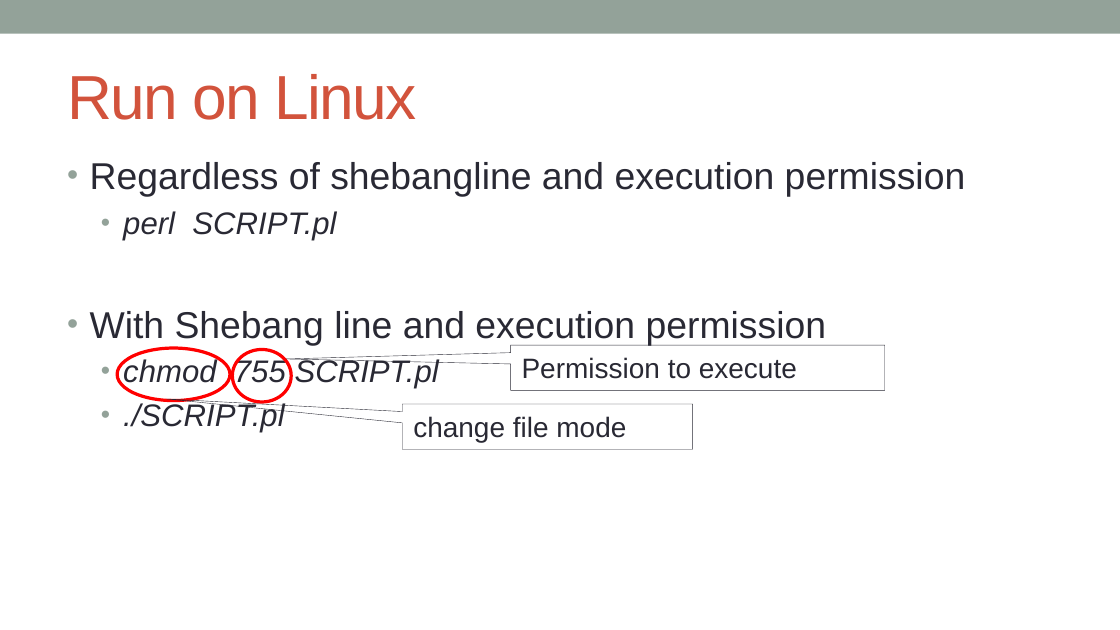
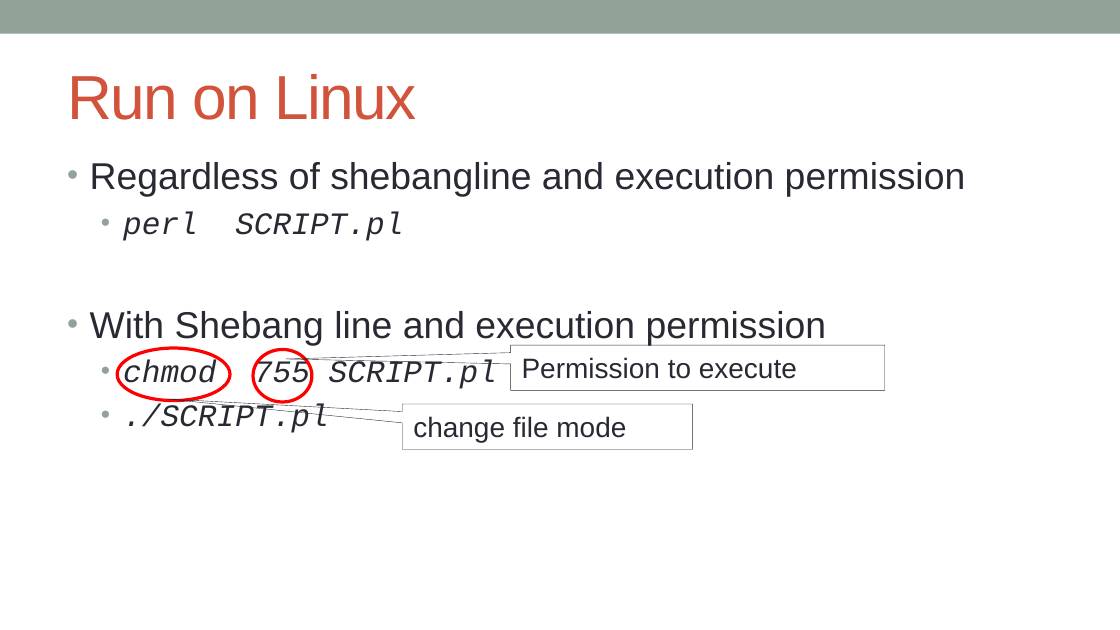
Before and after one commit to kanhu-pcr-code/bioinfo-PERL-course, a slide deck: slide 12 of PPTs/Getting_stared_with_perl.pptx (slide 11 before the commit). Drawn at 1120x630 pixels with LibreOffice and Linux fonts; fonts in the diff are those of the drawing. Boxes give left, top, right and bottom in pixels: in the first picture for what was removed or moved away, otherwise in the second. Text is boxed around its words. In the diff, an @@ line names an element or a change of style, - is before the commit and + after.

```diff
--- a/PPTs/Getting_stared_with_perl.pptx
+++ b/PPTs/Getting_stared_with_perl.pptx
@@ text at (123,212,497,433): font Arial to Courier New in "perl SCRIPT.pl", "chmod 755 SCRIPT.pl", "./SCRIPT.pl" @@
@@ ellipse: place and size @@
-ellipse at (232,349,291,402)
+ellipse at (253,349,312,402)
```
Also in this commit, not shown: 7 other slides changed, 2 slides added, 22 other files.
